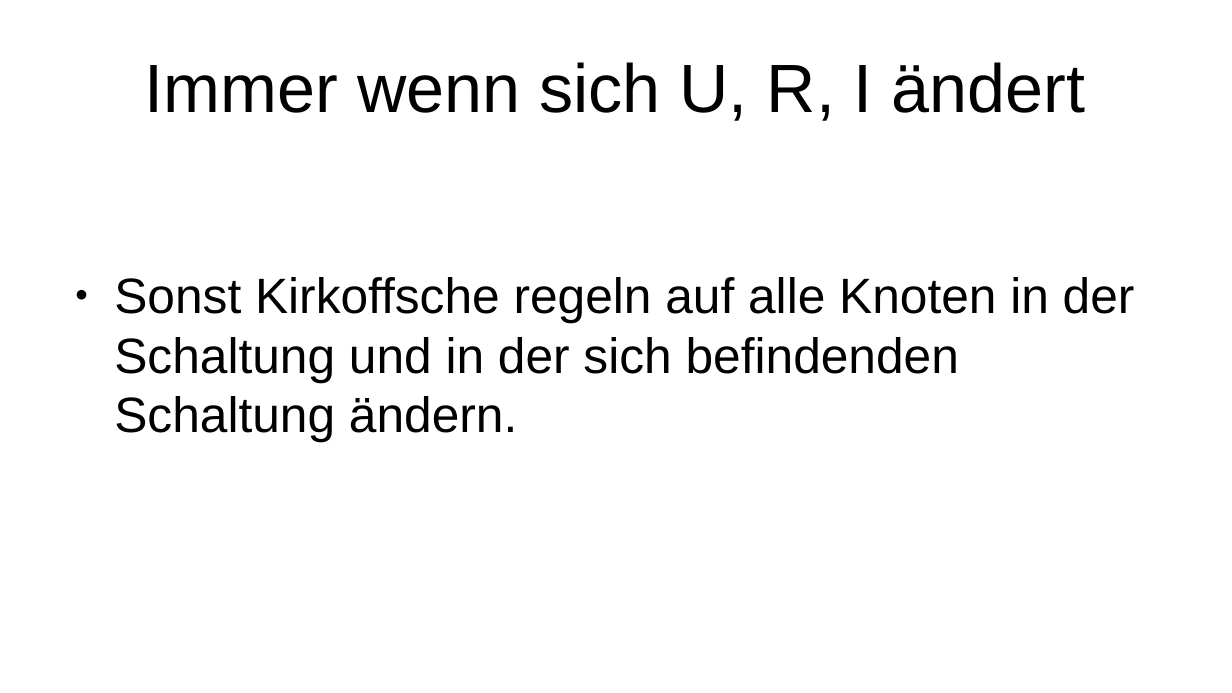
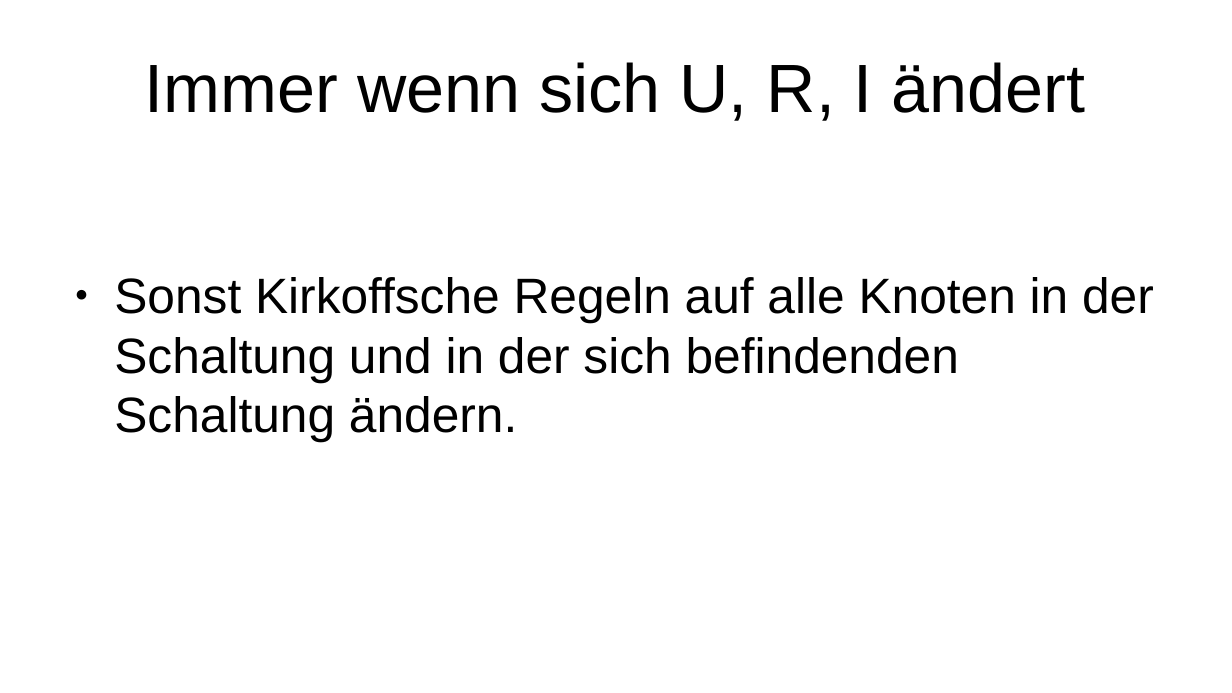
Before and after one commit to HeIIow2/physik_schaltkreise, a slide deck: slide 34 of präsentation/präsentation.odp. Drawn at 1232x693 pixels with LibreOffice and Linux fonts; fonts in the diff are those of the drawing. Boxes give left, top, right and bottom in pixels: in the first picture for what was removed or moved away, otherwise in the second. Text is boxed around its words. In the diff, an @@ line names an element or a change of style, - is before the commit and + after.

```diff
--- a/präsentation/präsentation.odp
+++ b/präsentation/präsentation.odp
@@ text at (114, 277, 1154, 442): text changed @@
-● Sonst Kirkoffsche regeln auf alle Knoten in der Schaltung und in der sich befindenden Schaltung ändern.
+● Sonst Kirkoffsche Regeln auf alle Knoten in der Schaltung und in der sich befindenden Schaltung ändern.
```
Also in this commit, not shown: 9 other slides changed, 38 other files.
